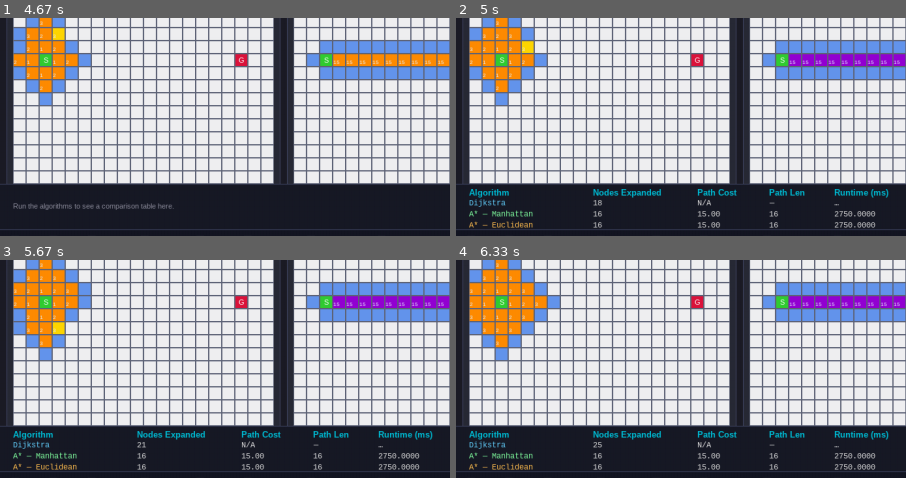
Above: before the commit, frames 1-4 (two rows, left to right).
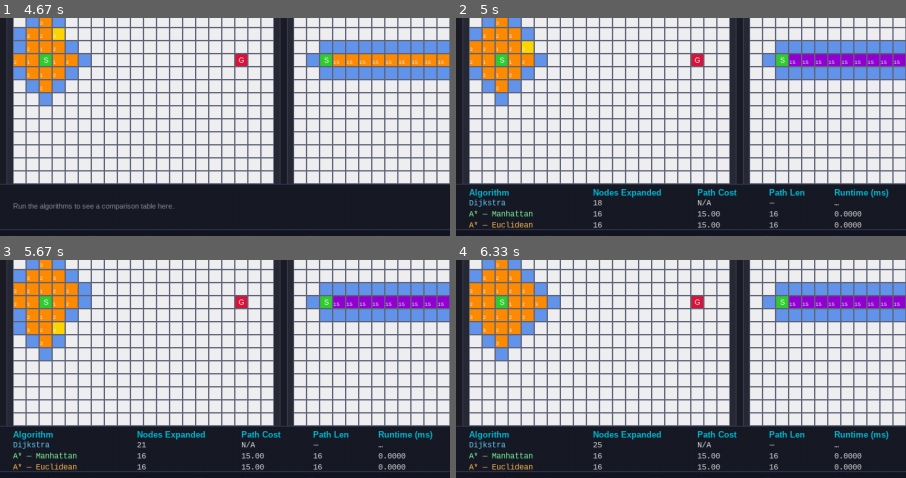
Above: after the commit, the same moments.

Repository: amberfxy/astar-pathfinding-visualizer
Game: pygame game, started from main.py
The game is run twice, just before and just after one commit, with the same random seed, the same clock (stepped at 60 frames per second) and the same inputs.
Inputs:
- Up to frame 1 (4.67 s): click "Start" at 0.38 s; tap Enter at 0.67 s; hold Right 1-1.63 s; click "Swamp" at 1.72 s; tap Space at 2, 2.87, 3, 3.13, 3.27, 3.7, 3.83, 3.97, 4.1, 4.23 s; hold Right 2.33-2.8 s; hold Right 2.83-3.3 s; click "▶ Play" at 3.38 s; hold Right 3.67-4.3 s; hold Right from 4.33 s (still down)
- Up to frame 2 (5 s): release Right at 4.8 s; hold Right from 4.83 s (still down); tap Space at 4.87 s
- Up to frame 3 (5.67 s): tap Space at 5, 5.13, 5.27, 5.37, 5.5, 5.63 s; release Right at 5.3 s; hold Right from 5.33 s (still down)
- Up to frame 4 (6.33 s): tap Space every 0.13 s from 5.77 to 6.3 s; release Right at 5.97 s; hold Right from 6 s (still down)
The pictures show only the part of the screen within x 0-50%, y 41-91%; the shares and areas given below are measured in that part.

Frame 1 is identical in both runs. In frame 2, 0.2% of the frame differs, in the area x 84-94%, y 88-97%; in frame 3, 0.2%; in frame 4, 0.2%.

Commit message:
fix: correct algorithm runtime metric calculation
Made-with: Cursor

Diff:
--- a/algorithms.py
+++ b/algorithms.py
@@ -106,11 +106,15 @@
         path=[],
     )
 
+    accumulated_time = 0.0
+
     # ── Main loop ──────────────────────────────────────────────────────────
     while heap:
+        t0 = time.perf_counter()
         _, _, pos = heapq.heappop(heap)
 
         if pos in closed:
+            accumulated_time += time.perf_counter() - t0
             open_set.discard(pos)
             continue
 
@@ -119,13 +123,18 @@
 
         state.current        = pos
         state.nodes_expanded = len(closed)
+        accumulated_time += time.perf_counter() - t0
+
         yield state          # ← one step of animation
+
+        t0 = time.perf_counter()
 
         # ── Goal reached ───────────────────────────────────────────────────
         if pos == goal:
             state.path       = _reconstruct(came_from, goal)
             state.path_cost  = g[goal]
-            state.runtime_ms = (time.perf_counter() - t0) * 1000
+            accumulated_time += time.perf_counter() - t0
+            state.runtime_ms = accumulated_time * 1000
             state.done       = True
             state.found      = True
             yield state
@@ -145,9 +154,11 @@
                 heapq.heappush(heap, (tg + hn, counter, nb))
                 open_set.add(nb)
 
+        accumulated_time += time.perf_counter() - t0
+
     # ── No path ────────────────────────────────────────────────────────────
     state.current        = None
-    state.runtime_ms     = (time.perf_counter() - t0) * 1000
+    state.runtime_ms     = accumulated_time * 1000
     state.nodes_expanded = len(closed)
     state.done           = True
     state.found          = False
Not shown, added: Progress_Report_1.md
